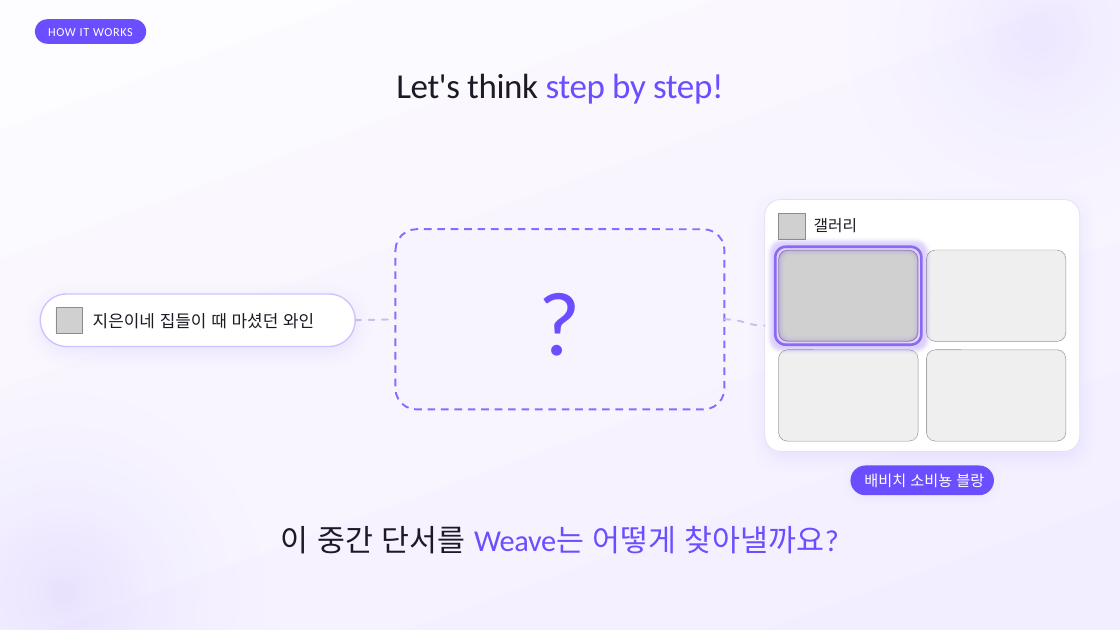
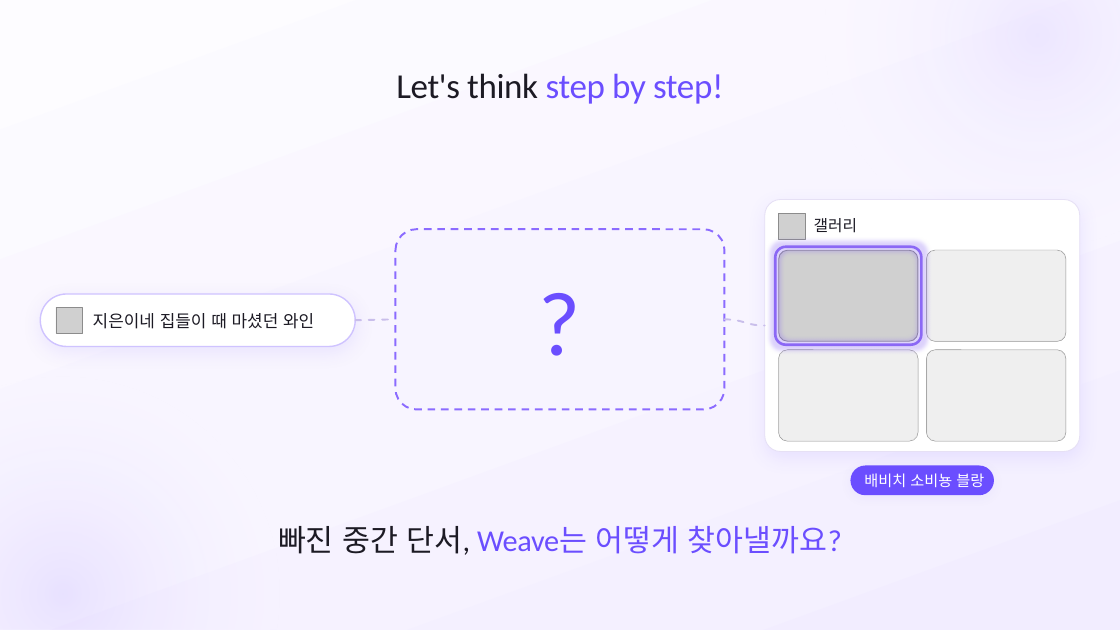
Before and after one commit to SB-Jo/t3, a slide deck: slide 11 of weave/결선준비/09_HowItWorks/HowItWorks_Argon_claude.pptx. Drawn at 1120x630 pixels with LibreOffice and Linux fonts; fonts in the diff are those of the drawing; grey boxes stand for pictures. Boxes give left, top, right and bottom in pixels: in the first picture for what was removed or moved away, otherwise in the second. Text is boxed around its words. In the diff, an @@ line names an element or a change of style, - is before the commit and + after.

```diff
--- a/weave/결선준비/09_HowItWorks/HowItWorks_Argon_claude.pptx
+++ b/weave/결선준비/09_HowItWorks/HowItWorks_Argon_claude.pptx
@@ rounded rectangle removed at [35,19,146,44] @@
-HOW IT WORKS
@@ text at [278,526,842,555]: text changed @@
-이 중간 단서를 Weave는 어떻게 찾아낼까요?
+빠진 중간 단서, Weave는 어떻게 찾아낼까요?
```
Also in this commit, not shown: 28 other slides changed, 31 other files.
